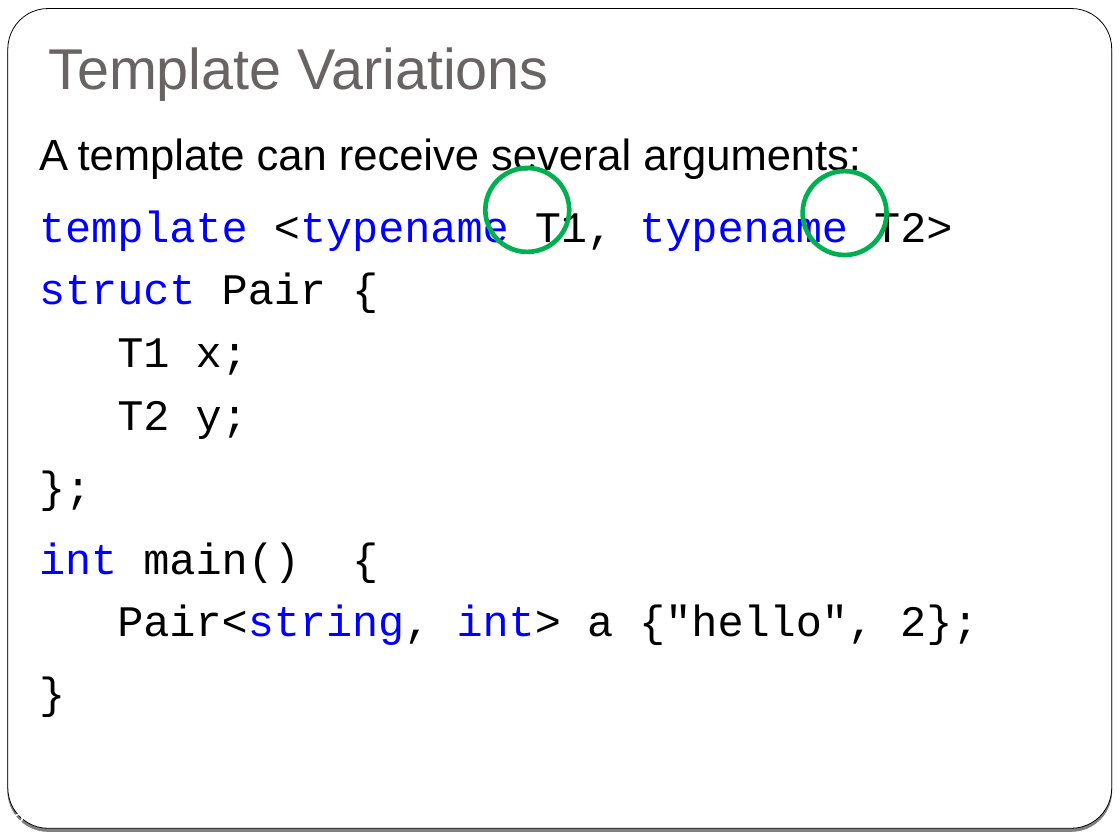
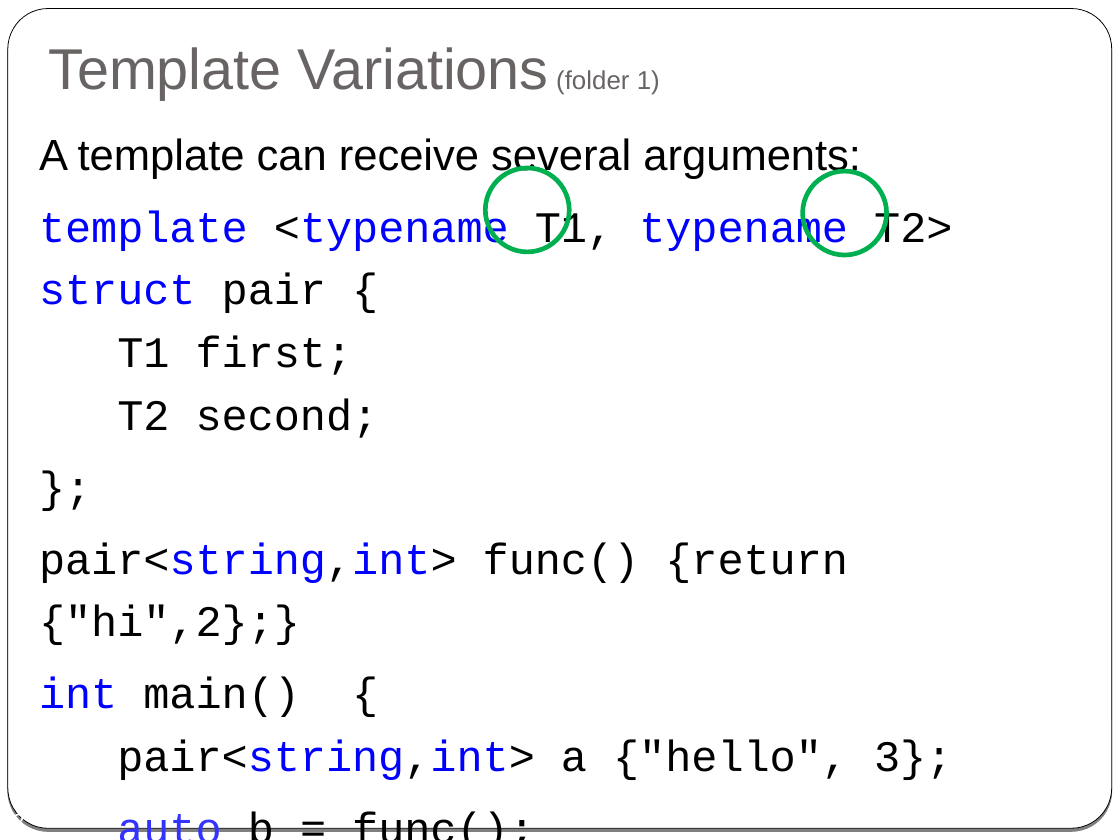
Before and after one commit to cpp-at-ariel/cpp-5779, a slide deck: slide 2 of 09-specializations-metaprogramming/slides.odp. Drawn at 1120x840 pixels with LibreOffice and Linux fonts; fonts in the diff are those of the drawing. Boxes give left, top, right and bottom in pixels: in the first picture for what was removed or moved away, otherwise in the second. Text is boxed around its words. In the diff, an @@ line names an element or a change of style, - is before the commit and + after.

Commit message:
example for pair class

```diff
--- a/09-specializations-metaprogramming/slides.odp
+++ b/09-specializations-metaprogramming/slides.odp
@@ title at <box>48,47,660,100</box>: text changed @@
-Template Variations
+Template Variations (folder 1)
@@ text at <box>39,210,952,438</box>: text changed @@
-template <typename T1, typename T2>
-struct Pair {
-T1 x;
-T2 y;
+template <typename T1, typename T2>
+struct pair {
+T1 first;
+T2 second;
@@ text at <box>39,542,952,780</box>: text changed @@
-int main() {
-Pair<string, int> a {"hello", 2};
+pair<string,int> func() {return {"hi",2};}
+int main() {
+pair<string,int> a {"hello", 3};
+auto b = func();
```
Also in this commit, not shown: 1 other slide changed, 1 other file.
